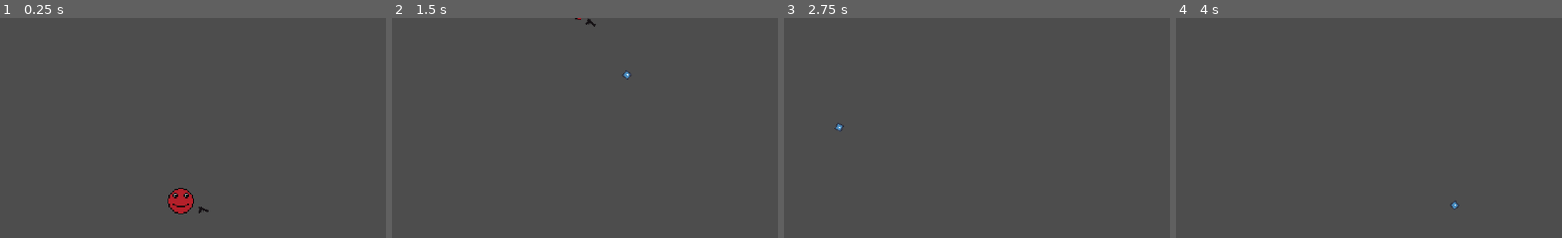
Above: before the commit, frames 1-4 (left to right).
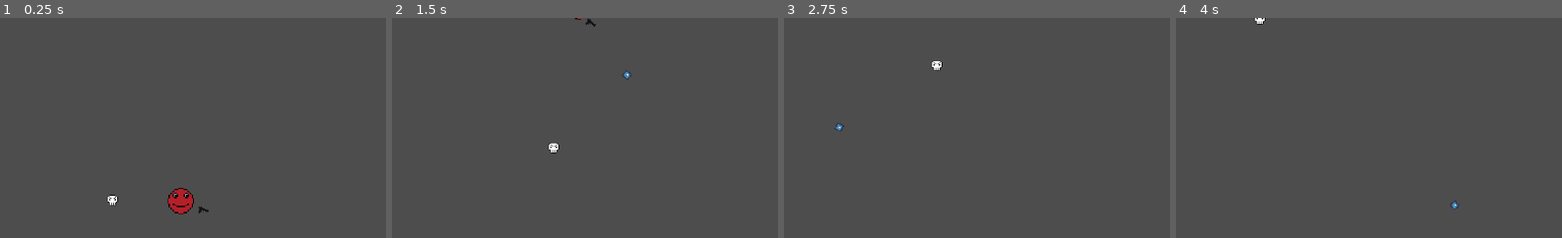
Above: after the commit, the same moments.

Repository: Techtix0/horde_survivor
Game: Godot game, scene res://src/level_01.tscn
Same seed, same stepped clock (60 frames per second), same inputs: the game is played once before the commit and once after it. The engine's default icon, where the game draws it, is replaced by a stand-in: a white triangle on a blue panel in a dark square.
Inputs (mouse positions are % of the whole screen's width and height, from its top left):
- Up to frame 1 (0.25 s): no input
- Up to frame 2 (1.5 s): tap Enter at 0.5 s; move the mouse to (46, 70) at 0.52 s; press the mouse at (46, 70) at 0.53 s; hold W (up) from 0.53 s (still down); move the mouse to (82, 65) at 1.27 s; release the mouse at (82, 65) at 1.28 s; click (82, 65) at 1.35 s
- Up to frame 3 (2.75 s): tap Space at 2 s; move the mouse to (20, 35) at 2.02 s; release W (up) at 2.03 s; press the mouse at (20, 35) at 2.03 s; hold A (left) from 2.03 s (still down)
- Up to frame 4 (4 s): move the mouse to (56, 50) at 2.77 s; release the mouse at (56, 50) at 2.78 s; click (56, 50) at 2.85 s; move the mouse to (36, 25) at 3.52 s; release A (left) at 3.53 s; press the mouse at (36, 25) at 3.53 s; hold S (down) from 3.53 s (still down)
The pictures show only the part of the screen within x 16-66%, y 0-50%; the shares and areas given below are measured in that part.

The runs differ from the first frame. In frame 1, 0.1% of the frame differs, in the area x 27-31%, y 80-86%; in frame 2, 0.1%, in the area x 40-44%, y 56-62%; in frame 3, 0.1%; in frame 4, less than 0.1%.

Commit message:
Add: basic enemy going straight for player

Diff:
--- a/project.godot
+++ b/project.godot
@@ -60,6 +60,10 @@
 ]
 }
 
+[layer_names]
+
+2d_physics/layer_1="Enemies"
+
 [rendering]
 
 textures/canvas_textures/default_texture_filter=0
--- a/src/level_01.tscn
+++ b/src/level_01.tscn
@@ -1,8 +1,12 @@
-[gd_scene load_steps=2 format=3 uid="uid://cbftxipfyckxm"]
+[gd_scene load_steps=3 format=3 uid="uid://cbftxipfyckxm"]
 
 [ext_resource type="PackedScene" uid="uid://qfy8380pvygf" path="res://src/scenes/player/player.tscn" id="1_7ruu0"]
+[ext_resource type="PackedScene" uid="uid://do6ws7nvg54rq" path="res://src/scenes/enemies/basic_enemy.tscn" id="1_60uy1"]
 
 [node name="Level01" type="Node2D"]
 
+[node name="BasicEnemy" parent="." instance=ExtResource("1_60uy1")]
+position = Vector2(320, 268)
+
 [node name="Player" parent="." instance=ExtResource("1_7ruu0")]
 position = Vector2(445, 269)
--- /dev/null
+++ b/src/scenes/enemies/basic_enemy.gd
@@ -0,0 +1,13 @@
+extends CharacterBody2D
+
+@export var move_speed: float
+
+func _ready() -> void:
+	print("Enemy is ready")
+
+func _physics_process(delta: float) -> void:
+	velocity = position.direction_to(PlayerManager.player.position) * move_speed
+	move_and_slide()
+
+func _process(delta: float) -> void:
+	pass
--- /dev/null
+++ b/src/scenes/enemies/basic_enemy.tscn
@@ -0,0 +1,40 @@
+[gd_scene load_steps=6 format=3 uid="uid://do6ws7nvg54rq"]
+
+[ext_resource type="Script" uid="uid://cgutmjxvvd4qn" path="res://src/scenes/enemies/basic_enemy.gd" id="1_81qg7"]
+[ext_resource type="Texture2D" uid="uid://box728b0c3eia" path="res://assets/enemy_placeholder.png" id="1_k3bid"]
+
+[sub_resource type="CircleShape2D" id="CircleShape2D_k3bid"]
+
+[sub_resource type="CapsuleShape2D" id="CapsuleShape2D_uxfyk"]
+radius = 7.0
+height = 18.0
+
+[sub_resource type="SpriteFrames" id="SpriteFrames_81qg7"]
+animations = [{
+"frames": [{
+"duration": 1.0,
+"texture": ExtResource("1_k3bid")
+}],
+"loop": true,
+"name": &"idle",
+"speed": 5.0
+}]
+
+[node name="BasicEnemy" type="CharacterBody2D"]
+script = ExtResource("1_81qg7")
+move_speed = 100.0
+
+[node name="Hurtbox" type="Area2D" parent="."]
+
+[node name="CollisionShape2D" type="CollisionShape2D" parent="Hurtbox"]
+shape = SubResource("CircleShape2D_k3bid")
+debug_color = Color(1, 0, 0, 0.34509805)
+
+[node name="Hitbox" type="CollisionShape2D" parent="."]
+shape = SubResource("CapsuleShape2D_uxfyk")
+
+[node name="Animations" type="AnimatedSprite2D" parent="."]
+position = Vector2(0, 1)
+sprite_frames = SubResource("SpriteFrames_81qg7")
+animation = &"idle"
+autoplay = "idle"
Binary file added: assets/enemy_placeholder.png
Not shown, added: assets/enemy_placeholder.png.import
Not shown, added: src/scenes/enemies/basic_enemy.gd.uid
